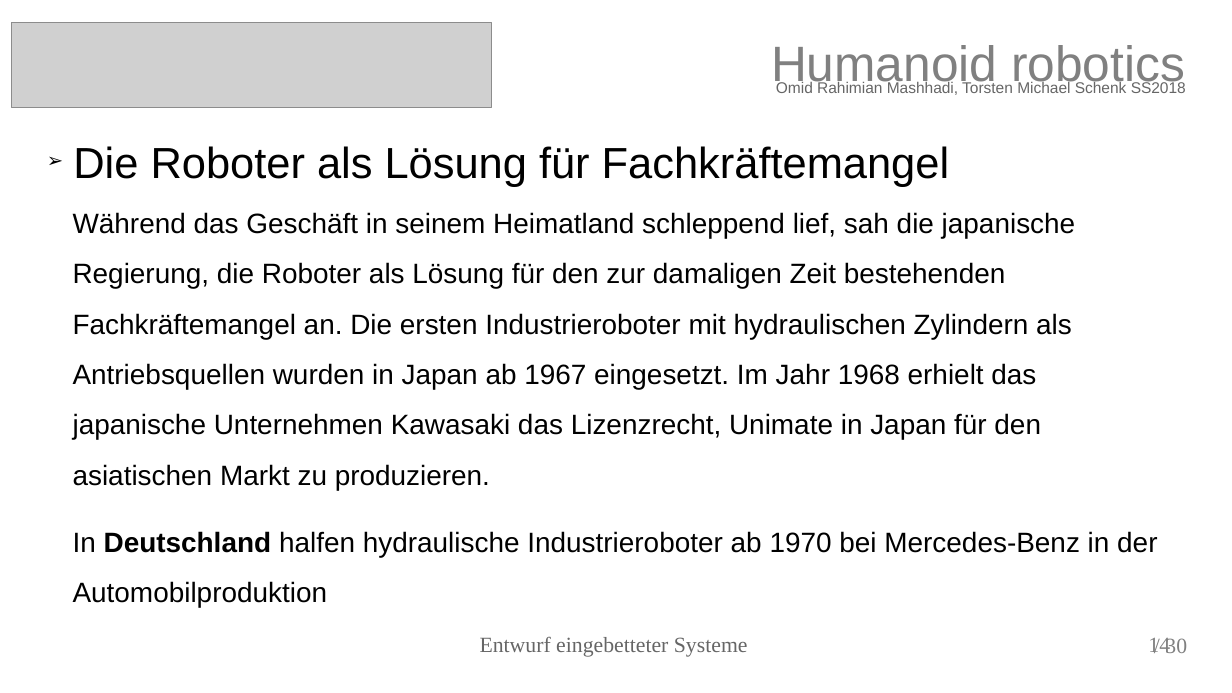
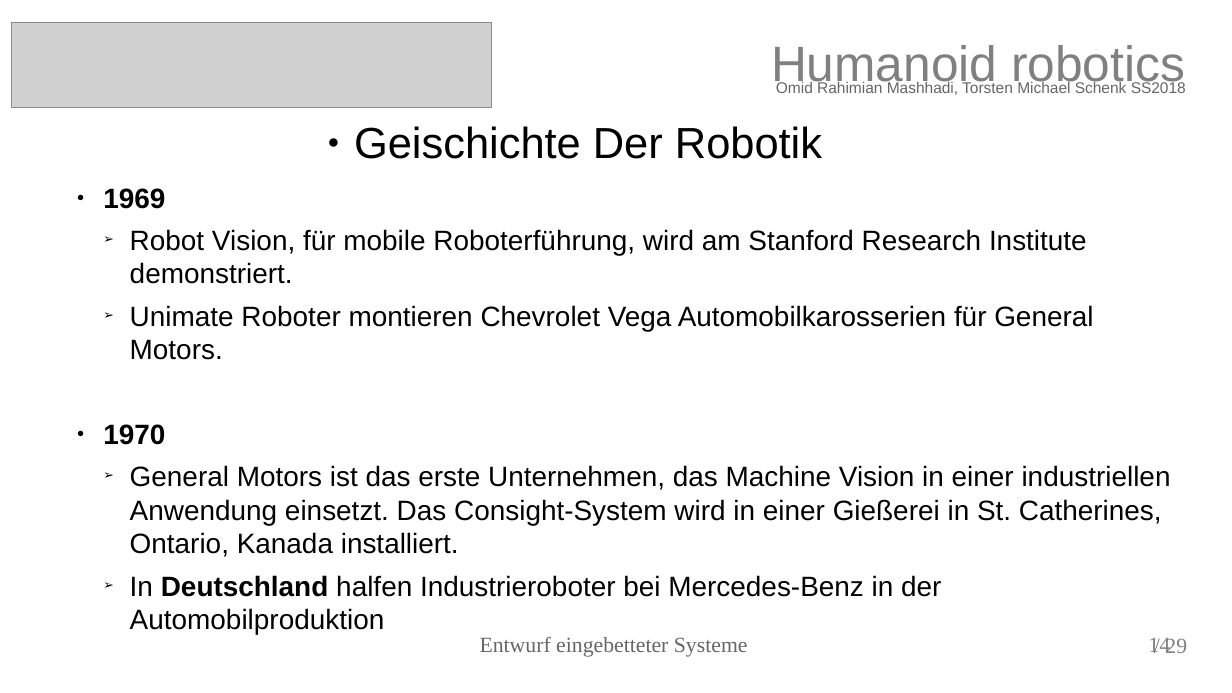
Before and after one commit to torstenschenk/beuth-avatar-ss2018, a slide deck: slide 14 of Presentation/HumanoidRobotic.odp. Drawn at 1232x693 pixels with LibreOffice and Linux fonts; fonts in the diff are those of the drawing; grey boxes stand for pictures. Boxes give left, top, right and bottom in pixels: in the first picture for what was removed or moved away, otherwise in the second. Text is boxed around its words. In the diff, an @@ line names an element or a change of style, - is before the commit and + after.

```diff
--- a/Presentation/HumanoidRobotic.odp
+++ b/Presentation/HumanoidRobotic.odp
@@ text removed at (73, 146, 949, 187) @@
-➢ Die Roboter als Lösung für Fachkräftemangel
@@ text added at (354, 126, 822, 159), 28 pt, text #000000 @@
+● Geischichte Der Robotik
@@ text at (103, 188, 1171, 597): text changed @@
-Während das Geschäft in seinem Heimatland schleppend lief, sah die japanische Regierung, die Roboter als Lösung für den zur damaligen Zeit bestehenden Fachkräftemangel an. Die ersten Industrieroboter mit hydraulischen Zylindern als Antriebsquellen wurden in Japan ab 1967 eingesetzt. Im Jahr 1968 erhielt das japanische Unternehmen Kawasaki das Lizenzrecht, Unimate in Japan für den asiatischen Markt zu produzieren.
-In Deutschland halfen hydraulische Industrieroboter ab 1970 bei Mercedes-Benz in der Automobilproduktion
+● 1969
+  ➢ Robot Vision, für mobile Roboterführung, wird am Stanford Research Institute demonstriert.
+  ➢ Unimate Roboter montieren Chevrolet Vega Automobilkarosserien für General Motors.
+● 1970
+  ➢ General Motors ist das erste Unternehmen, das Machine Vision in einer industriellen Anwendung einsetzt. Das Consight-System wird in einer Gießerei in St. Catherines, Ontario, Kanada installiert.
+  ➢ In Deutschland halfen Industrieroboter bei Mercedes-Benz in der Automobilproduktion
@@ text at (1165, 638, 1187, 653): text changed @@
-/ 30
+/ 29
```
Also in this commit, not shown: 26 other slides changed, 1 slide added, 2 slides removed.
